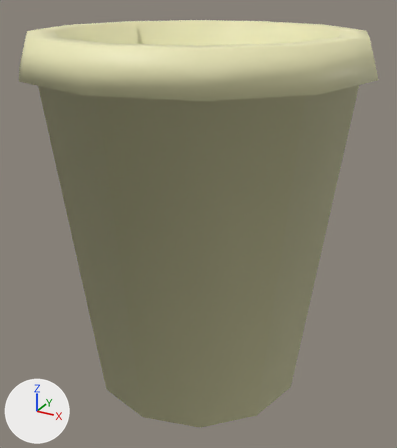
One commit to the FBX model Assets/Art/Models/Items/Functional/Containers/Liquid/PaperCup.fbx: the scene before it, then after it.
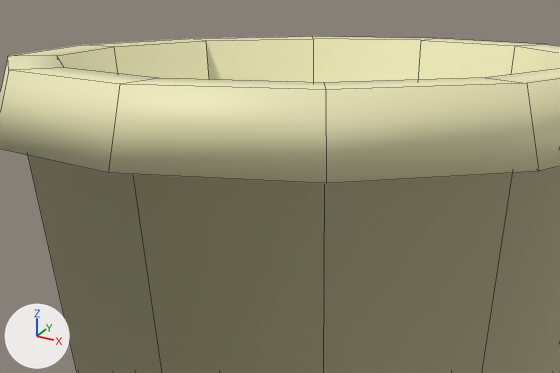
Each version appears first whole from a 50 mm camera at (0.0972, -0.1762, 0.1528) aimed at (0.001, -0.0013, 0.0654), and next in a close-up on the part from 6% to 84% of the width and 0% to 46% of the height. Arrows for +X, +Y and +Z are at lower left; the lights stay in place. The close-ups show mesh edges as thin lines. Where no turn or scale is listed for an object, it has been applied to the vertices. Vertices at the same position are counted once.

Script lines for the objects in view, before the commit:
```python
me_paper_cup_001 = bpy.data.meshes.new('Paper Cup.001')
me_paper_cup_001.from_pydata(...)  # 72 vertices, 62 faces; spans x -0.0628..0.0628, y -0.0628..0.0628, z 0.0009..0.1376
me_paper_cup_001.materials.append(mat_palette05)  # picture img_palette05_png
me_paper_cup_002 = bpy.data.meshes.new('Paper Cup.002')
me_paper_cup_002.from_pydata(...)  # 12 vertices, 1 face; spans x -0.0381..0.0381, y -0.0381..0.0381, z 0.0068
me_paper_cup_002.materials.append(mat_liquidmaterial)  # white #e7e7e7
ob_paper_cup = bpy.data.objects.new('Paper Cup', me_paper_cup_001)
ob_paper_cup.location = (0.0, 0.0, 0.0)
ob_paper_cup_liquid = bpy.data.objects.new('Paper Cup Liquid', me_paper_cup_002)
ob_paper_cup_liquid.location = (0.0, 0.0, 0.0)
```
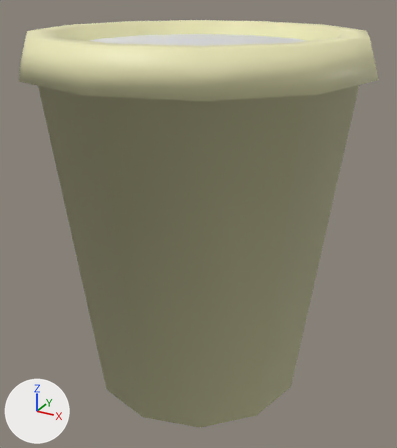
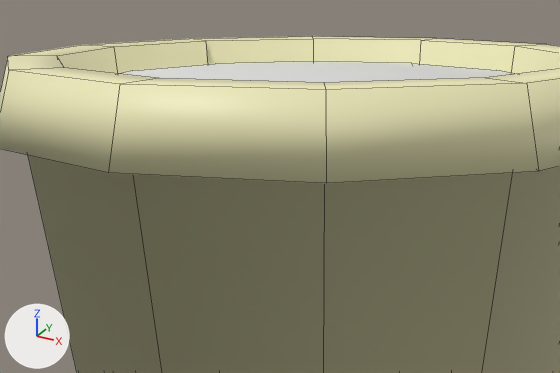
The change, as JSON lines over the scene's bpy script:
```json
{"block": "me_paper_cup_002", "where": "# used by ob_paper_cup_liquid; location = (0.0, 0.0, 0.0)"}
{"op": "remove", "block": "me_paper_cup_002", "code": "me_paper_cup_002.from_pydata(...)  # 12 vertices, 1 face; spans x -0.0381..0.0381, y -0.0381..0.0381, z 0.0068"}
{"op": "add", "block": "me_paper_cup_002", "code": "me_paper_cup_002.from_pydata(...)  # 36 vertices, 26 faces; spans x -0.0523..0.0523, y -0.0523..0.0523, z 0.0068..0.1329"}
{"block": "me_paper_cup_002", "change": "me_paper_cup_002 part 1"}
{"block": "me_paper_cup_002", "change": "1 face is deleted"}
{"block": "me_paper_cup_002", "change": "24 vertices are added at x -0.0523..0.0523, y -0.0523..0.0523, z 0.1265..0.1329"}
{"block": "me_paper_cup_002", "change": "26 new faces join them"}
```

Changed parts and their boxes [x1, y1, x2, y2] in the close-ups (560 x 373 px):
```json
{"object": "Paper Cup Liquid", "change": "reshaped", "after": [120, 61, 514, 83], "on screen": "not visible before"}
```
